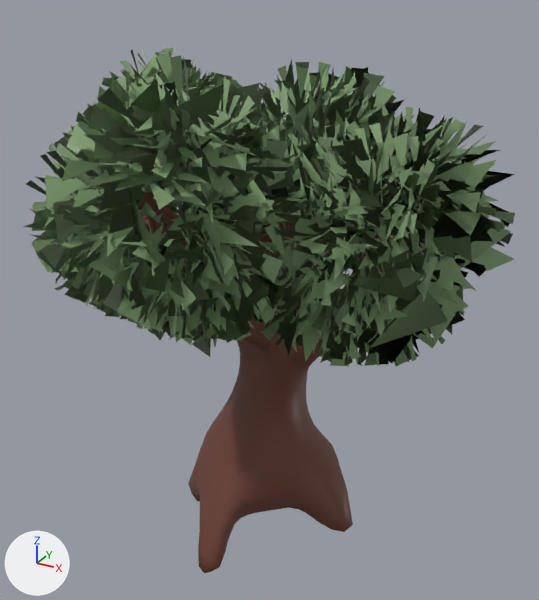
Renders of the glTF model public/assets/tree2.glb from each side of a commit.
One viewpoint serves both versions: a camera (50 mm lens) standing at (3.87, -6.86, 5.21) and looking at (0.24, -0.25, 1.9). Arrows for +X, +Y and +Z are at lower left; the lights stay in place. Vertices at the same position are counted once.

Names of what the first picture shows: 'leaves', 'trunk'.
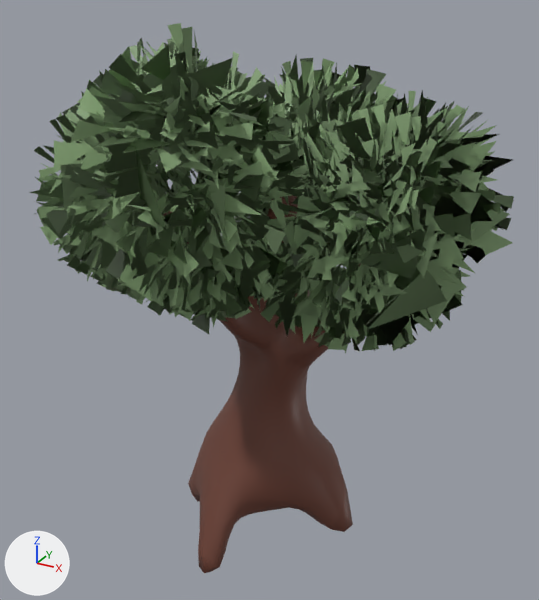
Commit message: do trees breath

What changed in the scene script:
```text
Change mat_material_003:
    add n3 = _N.new('ShaderNodeMix'); n3.name = 'Mix'
    add n3.data_type = 'RGBA'
    add n3.blend_type = 'MULTIPLY'
    add n3.inputs[0].default_value = 1.0  # 'Factor'
    add n4 = _N.new('ShaderNodeVertexColor'); n4.name = 'Color Attribute'
    where n2 = _N.new('ShaderNodeTexImage'); n2.name = 'Image Texture'
    where n0 = _N.new('ShaderNodeBsdfPrincipled'); n0.name = 'Principled BSDF'
    remove _L.new(n2.outputs[0], n0.inputs[0])  # 'Color' to 'Base Color'
    add _L.new(n3.outputs[2], n0.inputs[0])  # 'Result' to 'Base Color'
    add _L.new(n4.outputs[0], n3.inputs[7])  # 'Color' to 'B'
    add _L.new(n2.outputs[0], n3.inputs[6])  # 'Color' to 'A'
Change me_plane:
    where me_plane.from_pydata(...)  # 15612 vertices, 5204 faces; spans x -2.31..2.77, y -1.32..1.72, z -4.73..0.39
    used by ob_leaves; location = (0.0, 1.84, 2.81); rotation_euler = (-1.766, 0.0, 0.0), in degrees (-101, 0, 0)
    me_plane part 1: vertex colours changed
Change ob_leaves:
    ob_leaves.rotation_euler: (-1.766, 0.0, 0.0) -> (-1.829, 0.0, 0.0)  # degrees (-101, 0, 0) -> degrees (-105, 0, 0)
    ob_leaves.scale: (1.0, 1.0, 1.0) -> (0.985, 0.985, 0.985)
```

Where the change shows, as pixel boxes (x1, y1, x2, y2) in the pictures (539 x 600 px):
'leaves', recoloured, turned, rescaled: before (23, 48, 515, 367); after (29, 23, 514, 353)
